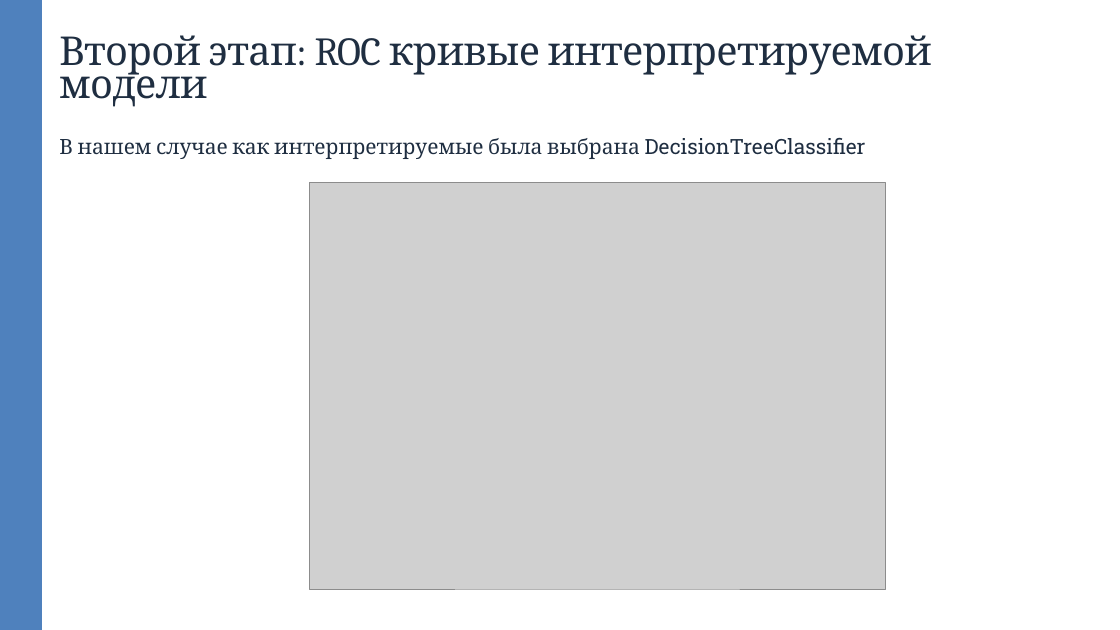
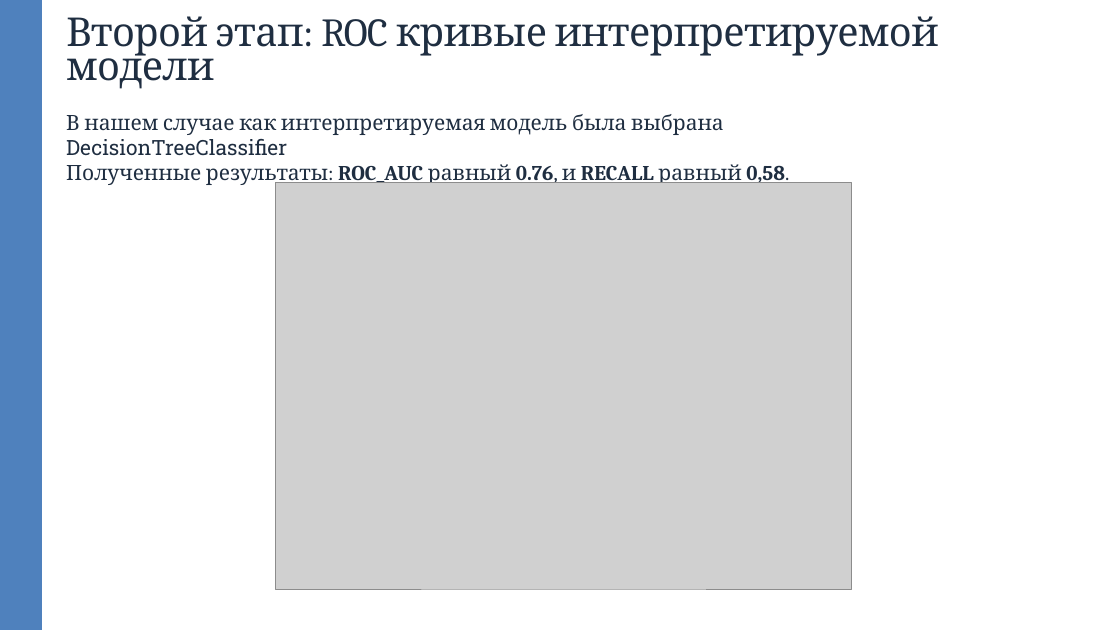
Before and after one commit to Saimonpetricof/AlfaHack_bestrepository, a slide deck: slide 11 of SAH_Финал_ASEKcrew.pptx (slide 8 before the commit). Drawn at 1120x630 pixels with LibreOffice and Linux fonts; fonts in the diff are those of the drawing; grey boxes stand for pictures. Boxes give left, top, right and bottom in pixels: in the first picture for what was removed or moved away, otherwise in the second. Text is boxed around its words. In the diff, an @@ line names an element or a change of style, - is before the commit and + after.

```diff
--- a/SAH_Финал_ASEKcrew.pptx
+++ b/SAH_Финал_ASEKcrew.pptx
@@ text "Второй этап: ROC кривые интерпретируемой ...": place and size @@
-text "Второй этап: ROC кривые интерпретируемой ..." at <box>59,35,932,107</box>
+text "Второй этап: ROC кривые интерпретируемой ..." at <box>66,16,939,89</box>
@@ text at <box>66,114,789,188</box>: text changed @@
-В нашем случае как интерпретируемые была выбрана DecisionTreeClassifier
+В нашем случае как интерпретируемая модель была выбрана DecisionTreeClassifier
+Полученные результаты: ROC_AUC равный 0.76, и RECALL равный 0,58.
@@ picture: place and size @@
-picture at <box>309,182,886,589</box>
+picture at <box>276,182,852,589</box>
```
Also in this commit, not shown: 8 other slides changed, 7 slides added.
